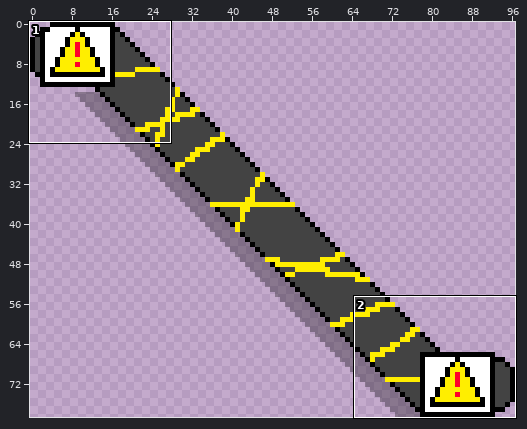
A sprite sheet gets an edit: Assets/Resources/Sprites/Escalators/broken_escalators.png. The first picture is a wide view before the edit; the outline marks the close-up.
Close-up. Before:
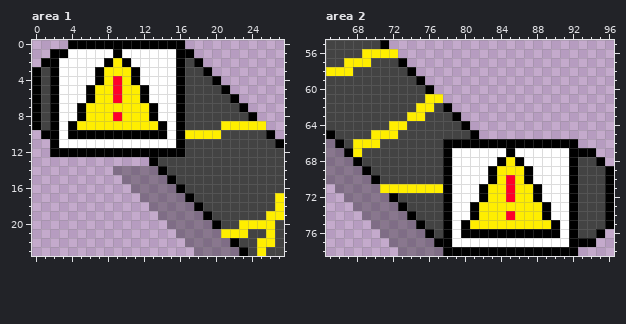
The file is 388x316 pixels, drawn in blocks of 4x4; one block is one cell here. Colours within 5 levels of each other are drawn and written as one. Shown: area 1: x 0..27, y 0..23; area 2: x 65..96, y 55..78.
Now the later version:
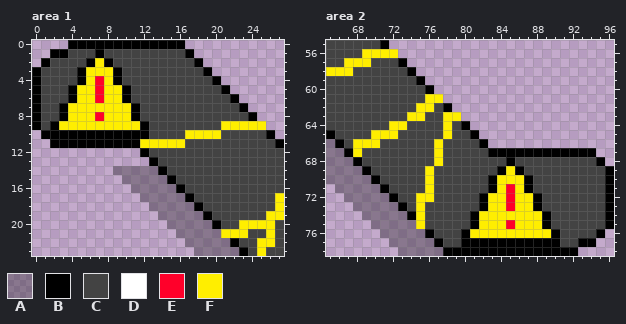
Palette (. is transparent): A #0000004d  B #000000  C #434343  D #ffffff  E #ff002a  F #ffee00
Edits made:
Area 1:
Colour D gives way to colour B in row 1 at x 7; in row 2 at x 6; in rows 3 to 4 at x 5; in rows 5 to 6 at x 4; in rows 7 to 8 at x 3; in row 10 at x 3.
Colour D gives way to colour B in row 11 at x 3 to 11.
Colour E gives way to colour B in row 4 at x 9.
Colour F gives way to colour B in row 3 at x 9; in rows 5 to 6 at x 10; in rows 7 to 8 at x 11; in row 9 at x 12.
Colour B gives way to colour C in row 1 at x 9 and 16; in row 2 at x 2, 10 and 16; in rows 3 to 4 at x 2, 11 and 16; in rows 5 to 6 at x 2, 12 and 16; in rows 7 to 8 at x 2, 13 and 16; in row 9 at x 14 and 16.
Colour B gives way to colour C in row 10 at x 13 to 14 and 16; in row 12 at x 13 to 16.
Colour D gives way to colour C in row 1 at x 4 to 6, 8 and 10 to 15; in row 2 at x 3 to 5 and 11 to 15; in rows 3 to 4 at x 3 to 4 and 12 to 15; in rows 5 to 6 at x 3 and 13 to 15; in rows 7 to 8 at x 14 to 15; in rows 9 to 10 at x 15.
Colour F gives way to colour C in row 2 at x 9; in rows 3 to 4 at x 10; in rows 5 to 6 at x 11; in rows 7 to 8 at x 12; in row 9 at x 13.
Colour B gives way to colour E in row 4 at x 7.
Colour F gives way to colour E in rows 5 to 6 at x 7; in row 8 at x 7.
Colour B gives way to colour F in row 3 at x 7; in rows 5 to 6 at x 6; in rows 7 to 8 at x 5; in row 9 at x 4; in row 11 at x 16.
Colour D gives way to colour F in row 2 at x 7; in rows 3 to 4 at x 6; in rows 5 to 6 at x 5; in rows 7 to 8 at x 4; in row 9 at x 3; in row 11 at x 12 to 15.
Colour E gives way to colour F in rows 5 to 6 at x 9; in row 8 at x 9.
The edit erases colour B in row 12 at x 2 to 11.
Area 2:
Colour D gives way to colour B in row 67 at x 83 to 84 and 86 to 91; in row 77 at x 80 to 90.
Colour F gives way to colour B in row 68 at x 85; in row 69 at x 84 and 86; in row 71 at x 71, 83 and 87; in row 73 at x 82 and 88; in row 75 at x 81 and 89.
Colour B gives way to colour C in row 66 at x 78 to 81; in row 67 at x 78; in row 68 at x 78, 84, 86 and 92; in row 69 at x 78, 83, 87 and 92; in row 70 at x 78 and 92; in row 71 at x 78, 82, 88 and 92.
Colour B gives way to colour C in row 72 at x 78 and 92; in row 73 at x 78, 81, 89 and 92; in row 74 at x 78 and 92; in row 75 at x 78, 80, 90 and 92; in rows 76 to 77 at x 78 and 92.
Colour D gives way to colour C in row 67 at x 79 to 82; in row 68 at x 79 to 83 and 87 to 91; in rows 69 to 70 at x 79 to 82 and 88 to 91; in rows 71 to 72 at x 79 to 81 and 89 to 91; in rows 73 to 74 at x 79 to 80 and 90 to 91; in rows 75 to 77 at x 79 and 91.
Colour F gives way to colour C in row 71 at x 72 to 75 and 77.
Colour F gives way to colour E in row 73 at x 85; in row 75 at x 85.
Colour B gives way to colour F in row 63 at x 79; in row 75 at x 75; in row 76 at x 81 to 89.
Colour C gives way to colour F in rows 63 to 65 at x 78; in rows 66 to 68 at x 77; in rows 69 to 70 at x 76; in row 72 at x 75 to 76; in rows 73 to 74 at x 75.
Colour E gives way to colour F in row 70 at x 85; in row 74 at x 85.
The edit erases colour B in row 66 at x 83 to 92.
Pixel boxes of the changes (left, top, right, bottom) in both close-ups:
changed: (50, 49, 185, 157)
changed: (380, 112, 578, 247)
